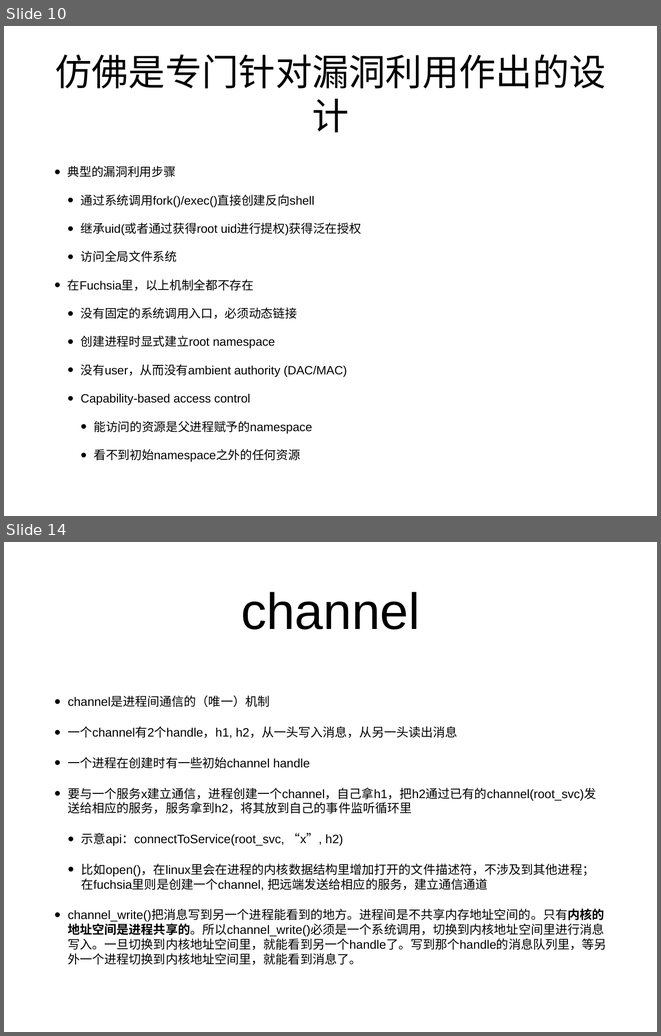
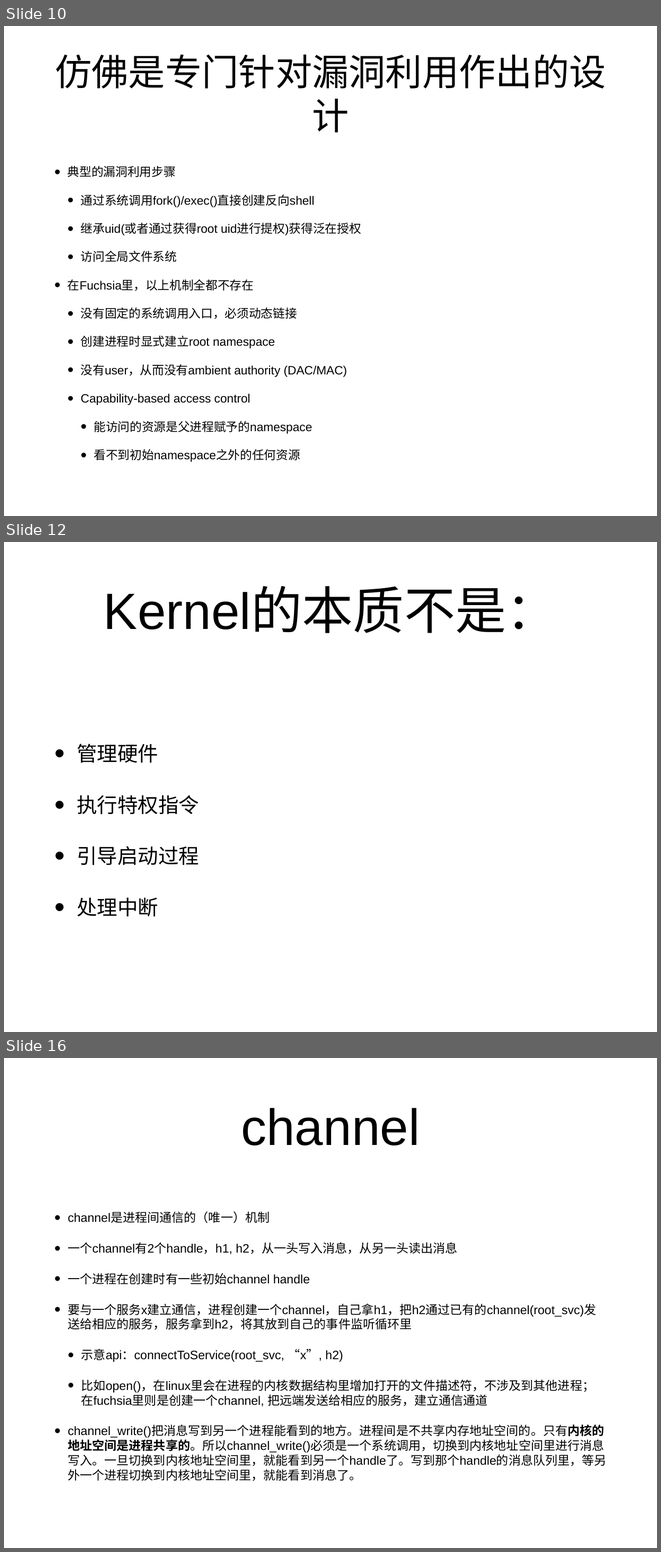
Before and after one commit to xuzhongxing/xuzhongxing.github.io, a slide deck: 201806fuchsia.pptx. Shown one above the other, each under a label of ours: slides 10 and 14 before the commit, slides 10, 12 and 16 after it; the slides between them are not shown. The pictures are 661x1036 and 661x1552 pixels, drawn with LibreOffice and Linux fonts; fonts in the diff are those of the drawing. Boxes give left, top, right and bottom in pixels: in the first picture for what was removed or moved away, otherwise in the second. Text is boxed around its words. In the diff, an @@ line names an element or a change of style, - is before the commit and + after.

```diff
--- a/201806fuchsia.pptx
+++ b/201806fuchsia.pptx
@@ slide 12 added at <box>4,542,657,1032</box>, background #FFFFFF @@
@@ title added at <box>104,589,557,633</box>, 80 pt, text #000000 @@
+Kernel的本质不是：
@@ text added at <box>77,743,199,916</box>, 32 pt, text #000000 @@
+• 管理硬件
+• 执行特权指令
+• 引导启动过程
+• 处理中断
@@ what was slide 14 is now slide 16 @@
```
Also in this commit, not shown: 3 slides changed, 1 other slide added, 1 other file.
